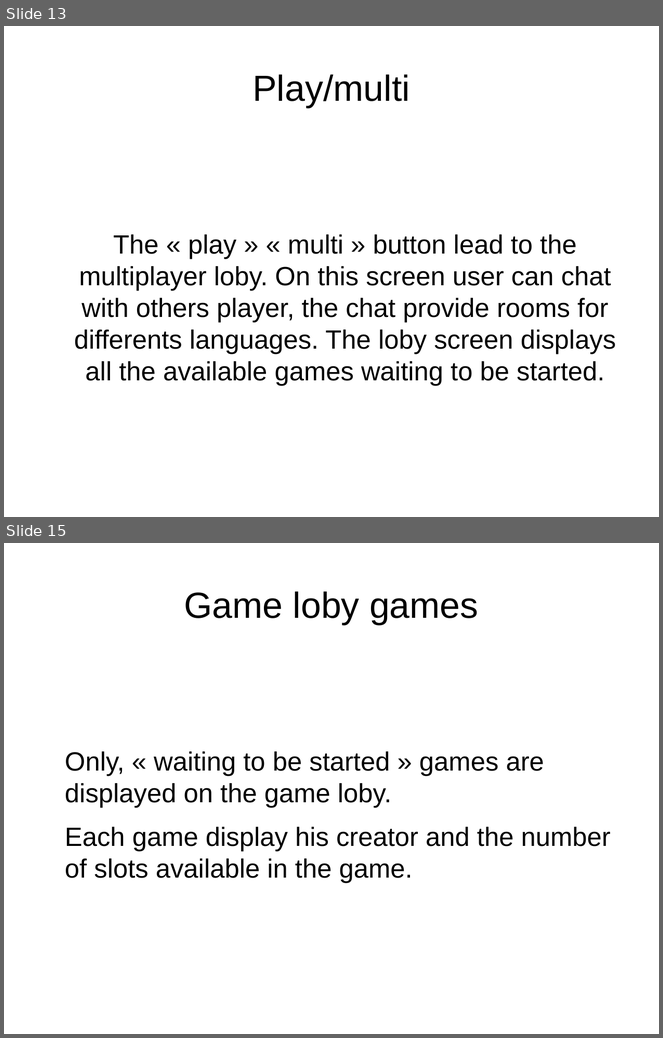
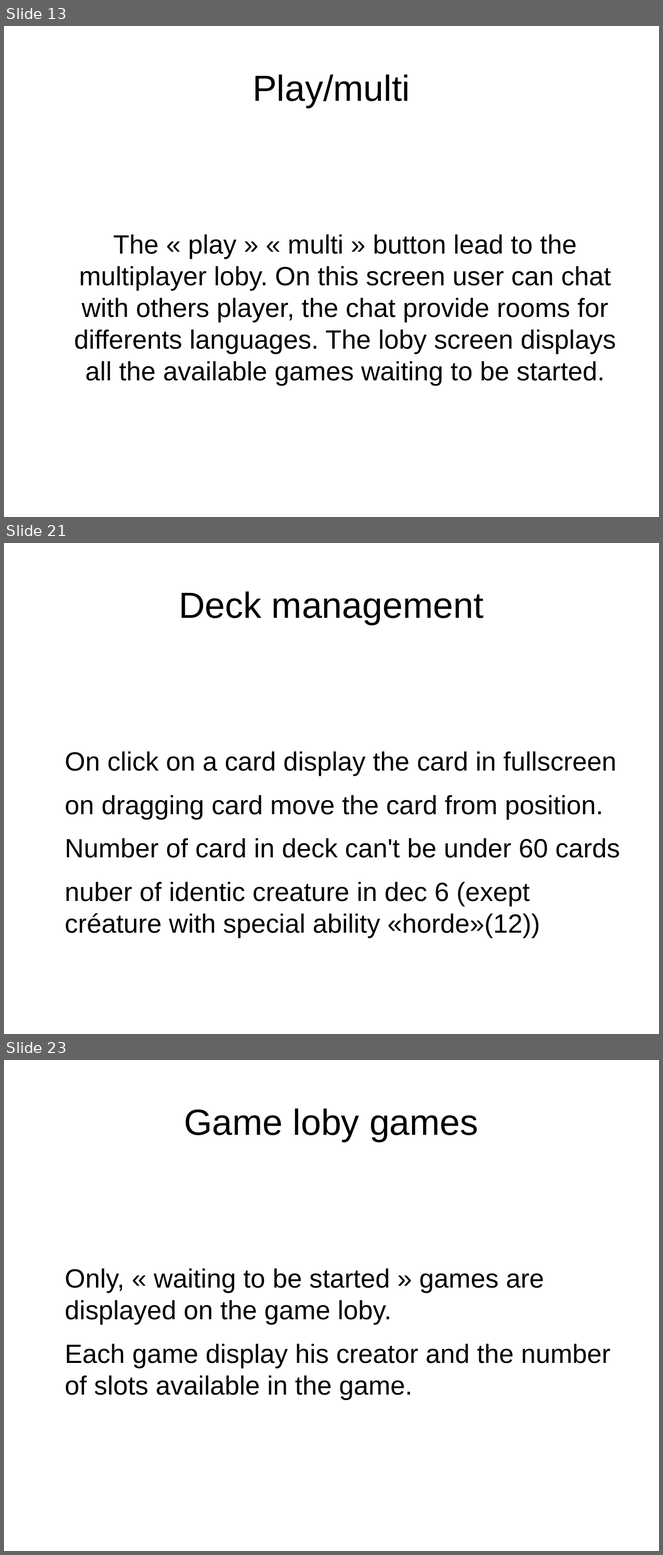
Before and after one commit to idolord/CryptDuel, a slide deck: documentation/interface.menu CDC.odp. Shown one above the other, each under a label of ours: slides 13 and 15 before the commit, slides 13, 21 and 23 after it; the slides between them are not shown. The pictures are 663x1038 and 663x1555 pixels, drawn with LibreOffice and Linux fonts; fonts in the diff are those of the drawing. Boxes give left, top, right and bottom in pixels: in the first picture for what was removed or moved away, otherwise in the second. Text is boxed around its words. In the diff, an @@ line names an element or a change of style, - is before the commit and + after.

```diff
--- a/documentation/interface.menu CDC.odp
+++ b/documentation/interface.menu CDC.odp
@@ slide 21 added at (4,543,659,1034), background #FFFFFF @@
@@ title added at (179,591,483,625), 44 pt, text #000000 @@
+Deck management
@@ text added at (65,752,620,938), 32 pt, text #000000 @@
+On click on a card display the card in fullscreen
+on dragging card move the card from position.
+Number of card in deck can't be under 60 cards
+nuber of identic creature in dec 6 (exept créature with special ability «horde»(12))
@@ what was slide 15 is now slide 23 @@
```
Also in this commit, not shown: 2 slides changed, 8 other slides added.
